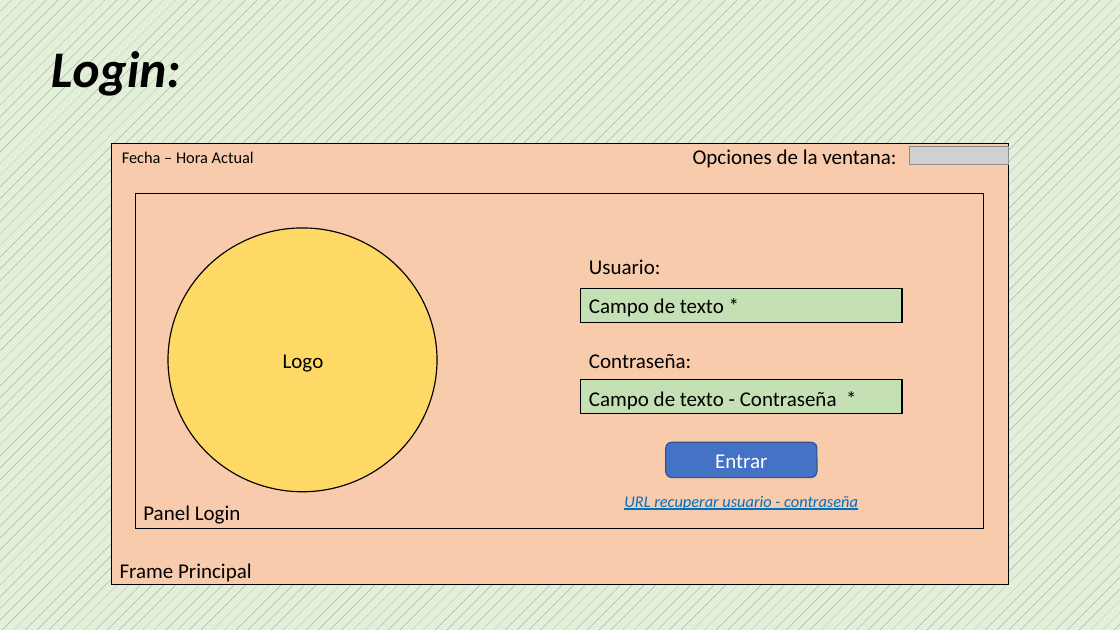
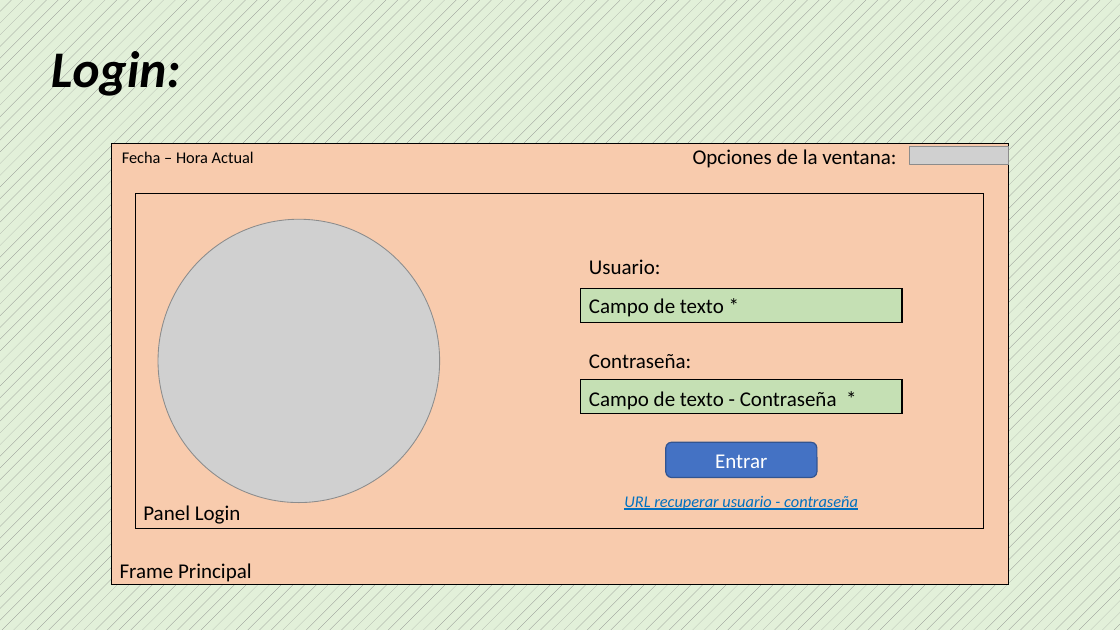
Before and after one commit to Pablogd21/ProyectoMasaMadre, a slide deck: slide 2 of Documentacion/Ejemplo Grafico de las apps.pptx. Drawn at 1120x630 pixels with LibreOffice and Linux fonts; fonts in the diff are those of the drawing; grey boxes stand for pictures. Boxes give left, top, right and bottom in pixels: in the first picture for what was removed or moved away, otherwise in the second. Text is boxed around its words. In the diff, an @@ line names an element or a change of style, - is before the commit and + after.

```diff
--- a/Documentacion/Ejemplo Grafico de las apps.pptx
+++ b/Documentacion/Ejemplo Grafico de las apps.pptx
@@ picture added at <box>158,219,439,502</box> @@
@@ text removed at <box>283,354,324,372</box> @@
-Logo
```
Also in this commit, not shown: 6 other files.
